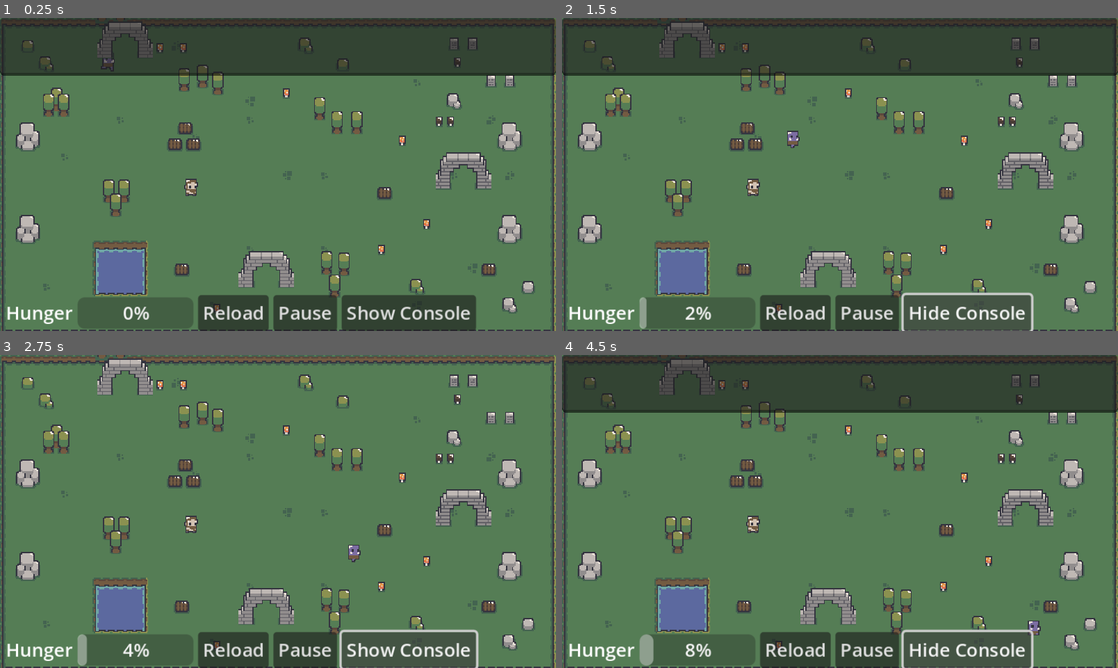
Above: before the commit, frames 1-4 (two rows, left to right).
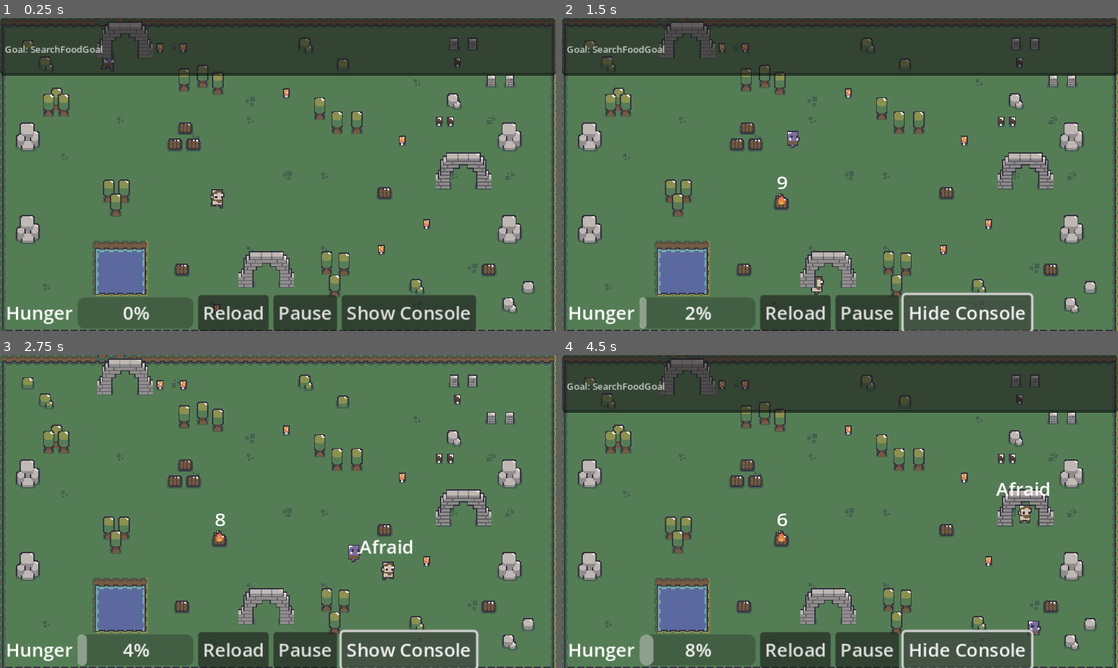
Above: after the commit, the same moments.

Repository: scagliolaluca/Godot2DGoalOrientedActionPlanning
Game: Godot game, scene res://scenes/main.tscn
Two runs of this game, one before a commit and one after it. Both use one fixed random seed, a clock stepped at 60 frames per second and the inputs below.
Inputs:
- Up to frame 1 (0.25 s): no input
- Up to frame 2 (1.5 s): click "Show Console" at 0.5 s; click "Show Console" at 1.25 s
- Up to frame 3 (2.75 s): click "Hide Console" at 2 s
- Up to frame 4 (4.5 s): click "Show Console" at 2.75 s; click "Hide Console" at 3.5 s; tap Enter at 4.25 s

The runs differ from the first frame. In frame 1, 0.5% of the frame differs, in the area x 0-41%, y 8-61%; in frame 2, 0.6%; in frame 3, 0.7%; in frame 4, 0.9%, in the area x 0-88%, y 8-95%.
Error before the commit: Parse Error: Expected closing "]" after array elements. (res://scenes/satyr.gd:20)

Commit message:
Added firepit action and goal

Diff:
--- a/goap/action_planner.gd
+++ b/goap/action_planner.gd
@@ -24,11 +24,12 @@
 	print("Goal: %s" % goal.get_clazz())
 	WorldState.console_message("Goal: %s" % goal.get_clazz())
 	#get the desired goal and find the best plan to achieve it
-	var desired_state = goal.get_desired_state().duplicate()
+	#var desired_state = goal.get_desired_state().duplicate()
 	#if there is no desired state we can't find a plan to achieve it so retun empty array
-	if desired_state.is_empty():
-		return []
-	return _find_best_plan(goal, desired_state, blackboard)
+	#if desired_state.is_empty():
+	#	return []
+	#return _find_best_plan(goal, desired_state, blackboard)
+	return[_actions[4], _actions[3], _actions[3], _actions[1], _actions[2]]
 
 
 #
@@ -42,7 +43,7 @@
 			"children": [],
 			"desired_states": desired_state
 		}
-	tree.graph.add_node("root")
+	#tree.graph.add_node("root")
 	if _build_plans(tree, blackboard):
 		return _get_cheapest_plan(_transform_tree_into_array(tree, blackboard))
 	else:
@@ -104,6 +105,7 @@
 	return valid_plan
 
 
+
 #
 # Transforms graph with actions into list of actions and calculates
 # the cost by summing actions' cost
--- /dev/null
+++ b/goap/actions/buildFire.gd
@@ -0,0 +1,29 @@
+extends GoapAction
+
+class_name BuildFireAction
+
+func get_clazz(): return "BuildFirepitAction"
+
+const Firepit = preload("res://scenes/firepit.tscn")
+
+func perform(actor, delta):
+	var closest = WorldState.get_closest_element("firepit_spot", actor)
+	if closest.position.distance_to(actor.position) < 1:
+		#make a firepit and place it
+		var firepit = Firepit.instantiate()
+		actor.get_parent().add_child(firepit)
+		firepit.position = closest.position
+		WorldState.set_state("has_wood", false)
+		return true
+	else:
+		#too far away, need to go to location first
+		#actor.move_to(actor.position.direction_to(closest.position), delta) #doesn't work
+		var moveDirection = closest.position - actor.position
+		actor.move_to(moveDirection, delta)
+		return false
+
+func get_preconditions():
+	return {"has_wood": true}
+func get_effects() -> Dictionary:
+	#return {"has_firepit":true}
+	return {"has_firepit": true, "has_wood": false}
--- a/goap/actions/find_cover.gd
+++ b/goap/actions/find_cover.gd
@@ -12,7 +12,7 @@
 # does not allow this action anymore.
 #
 func is_valid() -> bool:
-    return not WorldState.get_elements("cover").is_empty()
+	return not WorldState.get_elements("cover").is_empty()
 
 
 #
@@ -20,8 +20,8 @@
 # state is considered when calculating the cost.
 #
 func get_cost(_blackboard) -> int:
-    # TODO: make dynamic? distance to cover? distance to troll?
-    return 1000
+	# TODO: make dynamic? distance to cover? distance to troll?
+	return 1000
 
 #
 # Action requirements.
@@ -31,7 +31,7 @@
 # }
 #
 func get_preconditions() -> Dictionary:
-    return {}
+	return {}
 
 
 #
@@ -42,7 +42,7 @@
 #   "has_wood": true
 # }
 func get_effects() -> Dictionary:
-    return {"is_frightened": false}
+	return {"is_frightened": false}
 
 
 #
@@ -55,12 +55,14 @@
 # Check "./actions/chop_tree.gd" for example.
 #
 func perform(_actor, _delta) -> bool:
-    var closestCover = WorldState.get_closest_element("cover", _actor)
+	var closestCover = WorldState.get_closest_element("cover", _actor)
 
-    if closestCover.distance_to(_actor.position) < 1:
-        return _actor.calm_down()
+#	if closestCover.distance_to(_actor.position) < 1:
+	if _actor.position.distance_to(closestCover.position) < 1:
 
-    var moveDirection = closestCover.position - _actor.position
-    _actor.move_to(moveDirection, _delta)
+		return _actor.calm_down()
 
-    return false
+	var moveDirection = closestCover.position - _actor.position
+	_actor.move_to(moveDirection, _delta)
+
+	return false
--- a/goap/goals/calm_down.gd
+++ b/goap/goals/calm_down.gd
@@ -8,8 +8,8 @@
 	return WorldState.get_state("is_frightened", false)
 
 func priority() -> int:
-    # Should be higher than relax, but lower than eating (when very hungry)
+	# Should be higher than relax, but lower than eating (when very hungry)
 	return 1
 
 func get_desired_state() -> Dictionary:
-    return {"is_frightened": false}
+	return {"is_frightened": false}
--- /dev/null
+++ b/goap/goals/fireIsBurning.gd
@@ -0,0 +1,15 @@
+extends GoapGoal
+
+class_name HasLitFireGoal
+
+func get_clazz(): return "HasLitFireGoal"
+
+func get_desired_state():
+	return {"has_firepit": true}
+
+#valid goal if firepit number less than a certain number
+func is_valid() -> bool:
+	return WorldState.get_elements("firepit").size() < 1
+
+func priority():
+	return 1
--- a/goap/goals/search_food.gd
+++ b/goap/goals/search_food.gd
@@ -18,9 +18,12 @@
 	elif food_state == 2: #already could recover 60 food
 		return 20
 	else: # food_state > 2
-		return 5
+		return 0
 
 func get_desired_state() -> Dictionary:
 	var food_state = WorldState.get_state("has_food")
+	if food_state == null:
+		food_state = 0
+		WorldState.set_state("has_food", food_state)
 	food_state = food_state + 1
 	return{"has_food": food_state}
--- a/goap/goap.gd
+++ b/goap/goap.gd
@@ -18,7 +18,8 @@
 		ChopTreeAction.new(),
 		FindCoverAction.new(),
 		EatAction.new(),
-		CollectMushroomAction.new()
+		CollectMushroomAction.new(),
+		BuildFireAction.new()
 	])
 
 
--- a/scenes/satyr.gd
+++ b/scenes/satyr.gd
@@ -17,10 +17,11 @@
   # npc.
 	var agent = GoapAgent.new()
 	agent.init(self, [
-		RelaxGoal.new()
+		RelaxGoal.new(),
 		CalmDownGoal.new(),
 		FullGoal.new(),
-		SearchFoodGoal.new()
+		SearchFoodGoal.new(),
+		HasLitFireGoal.new()
 	])
 
 	add_child(agent)
@@ -41,6 +42,7 @@
 
 
 func move_to(direction, delta):
+	direction = direction.normalized()
 	is_moving = true
 	is_attacking = false
 	$body.play("run")
@@ -50,7 +52,7 @@
 		turn_left()
 
   # warning-ignore:return_value_discarded
-	move_and_collide(direction * delta * 1)
+	move_and_collide(direction * delta * 100)
 
 
 
Not shown: 1 places in scenes/firepit.tscn that only renumber resources
Not shown: 1 places in scenes/main.tscn that only renumber resources
